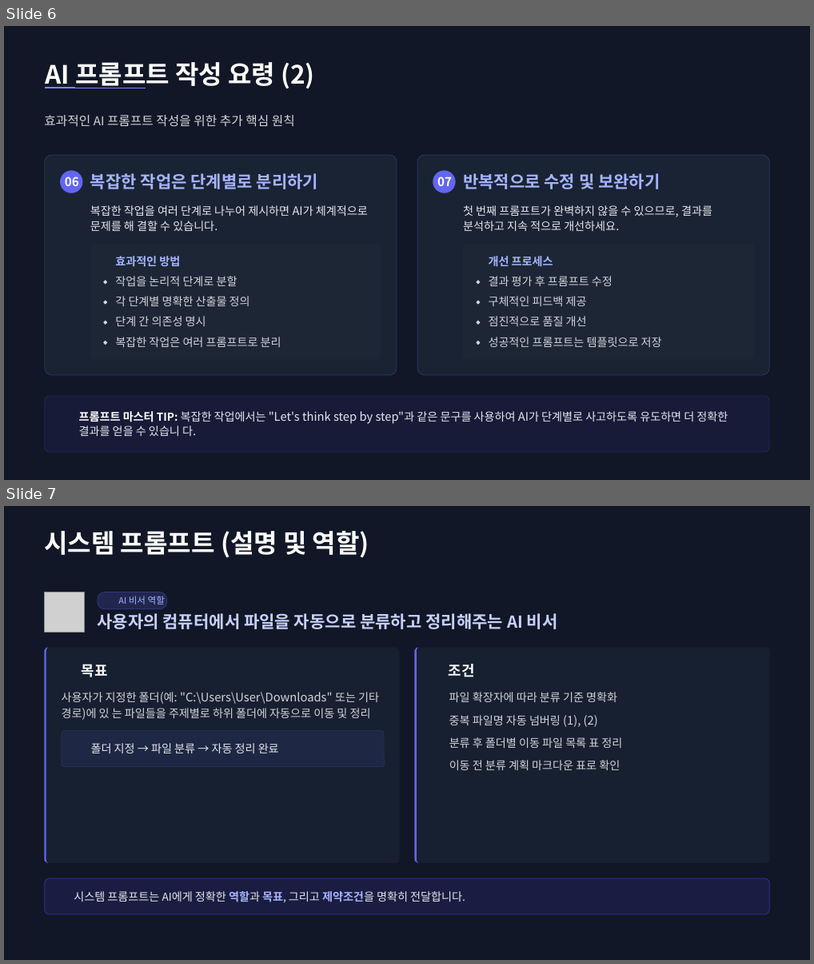
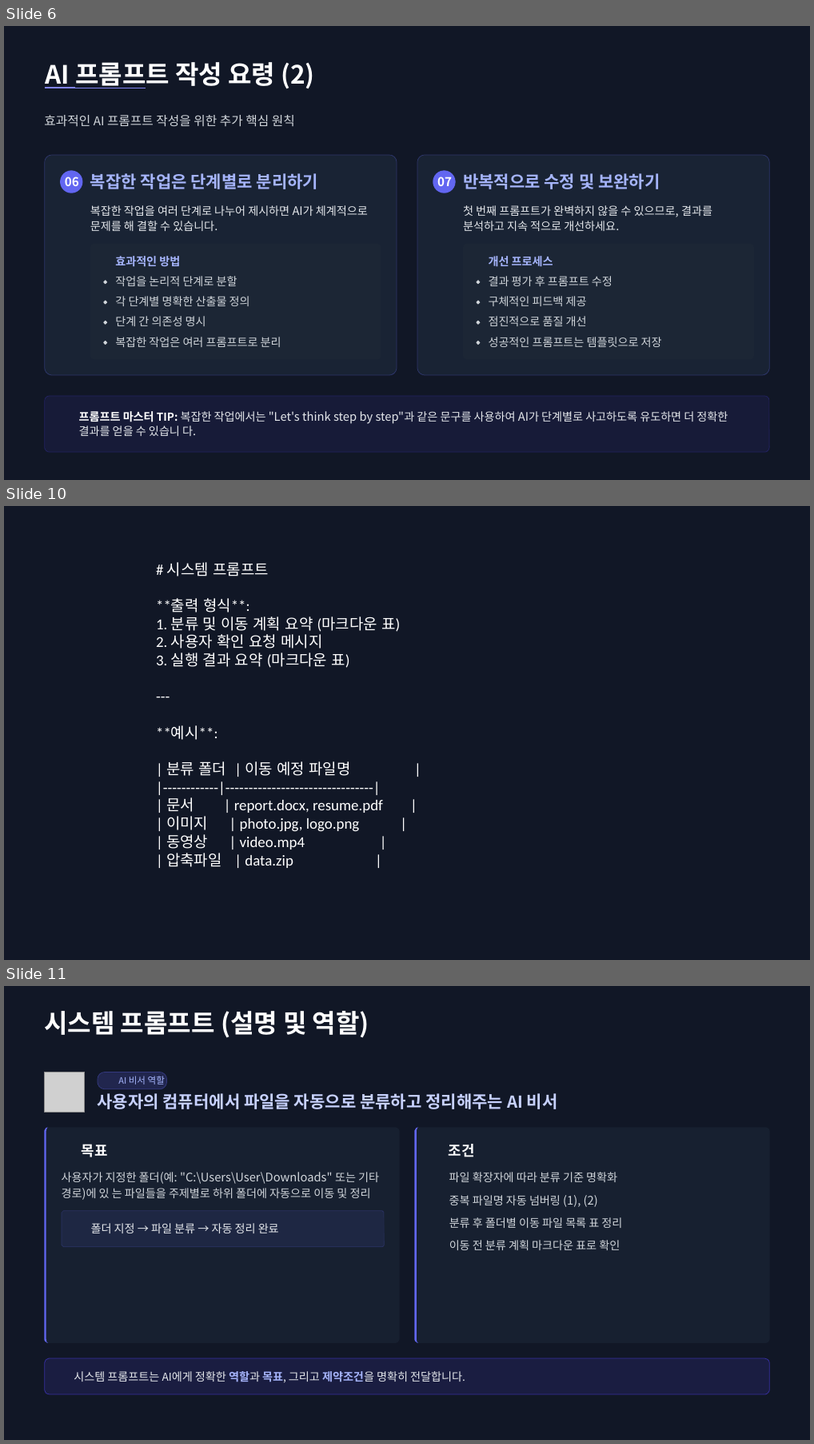
Before and after one commit to imguru-mooc/AI_AGENTS, a slide deck: MCP/mcp_4.pptx. Shown one above the other, each under a label of ours: slides 6 and 7 before the commit, slides 6, 10 and 11 after it; the slides between them are not shown. The pictures are 814x964 and 814x1444 pixels, drawn with LibreOffice and Linux fonts; fonts in the diff are those of the drawing; grey boxes stand for pictures; background and template pictures are left out. Boxes give left, top, right and bottom in pixels: in the first picture for what was removed or moved away, otherwise in the second. Text is boxed around its words. In the diff, an @@ line names an element or a change of style, - is before the commit and + after.

```diff
--- a/MCP/mcp_4.pptx
+++ b/MCP/mcp_4.pptx
@@ slide 10 added at [4, 506, 810, 960], background #FFFFFF @@
@@ freeform shape added at [4, 506, 810, 960], fill #111726 @@
@@ text added at [156, 562, 400, 868], 18 pt, text #FFFFFF @@
+# 시스템 프롬프트
+**출력 형식**:
+1. 분류 및 이동 계획 요약 (마크다운 표)
+2. 사용자 확인 요청 메시지
+3. 실행 결과 요약 (마크다운 표)
+---
+**예시**:
+| 분류 폴더 | 이동 예정 파일명 |
+|------------|--------------------------------|
+| 문서 | report.docx, resume.pdf |
+| 이미지 | photo.jpg, logo.png |
+| 동영상 | video.mp4 |
+| 압축파일 | data.zip |
@@ what was slide 7 is now slide 11 @@
```
Also in this commit, not shown: 3 other slides added.
